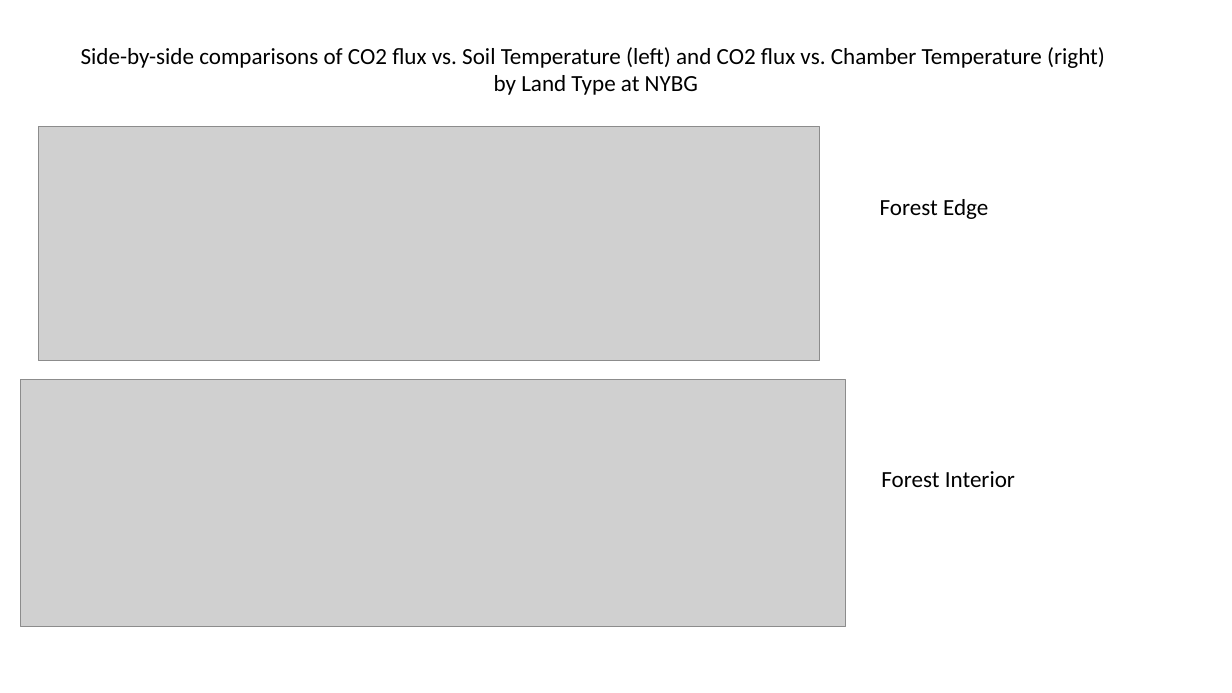
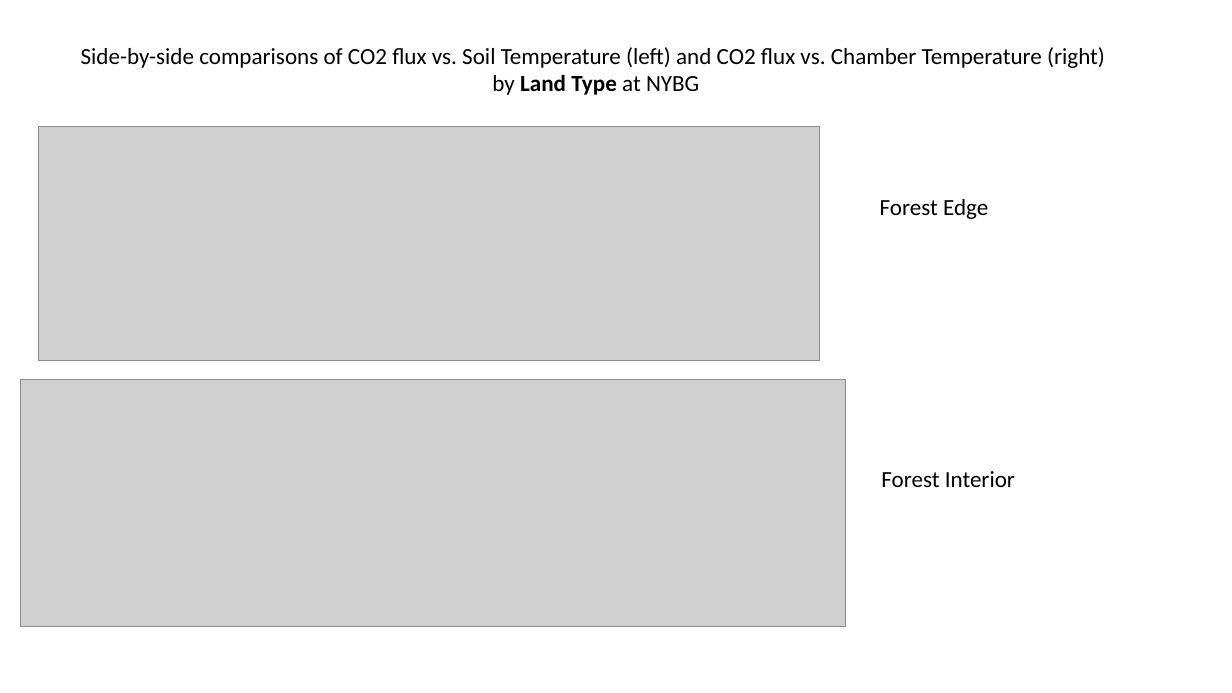
Before and after one commit to rosehanuy/soil-flux-nybg, a slide deck: slide 3 of Chamber_Temp_Plots.pptx. Drawn at 1232x693 pixels with LibreOffice and Linux fonts; fonts in the diff are those of the drawing; grey boxes stand for pictures. Boxes give left, top, right and bottom in pixels: in the first picture for what was removed or moved away, otherwise in the second. Text is boxed around its words. In the diff, an @@ line names an element or a change of style, - is before the commit and + after.

```diff
--- a/Chamber_Temp_Plots.pptx
+++ b/Chamber_Temp_Plots.pptx
@@ text at (492,74,699,95): bold on in "Land Type" @@
```
Also in this commit, not shown: 11 slides added, 2 other files.
